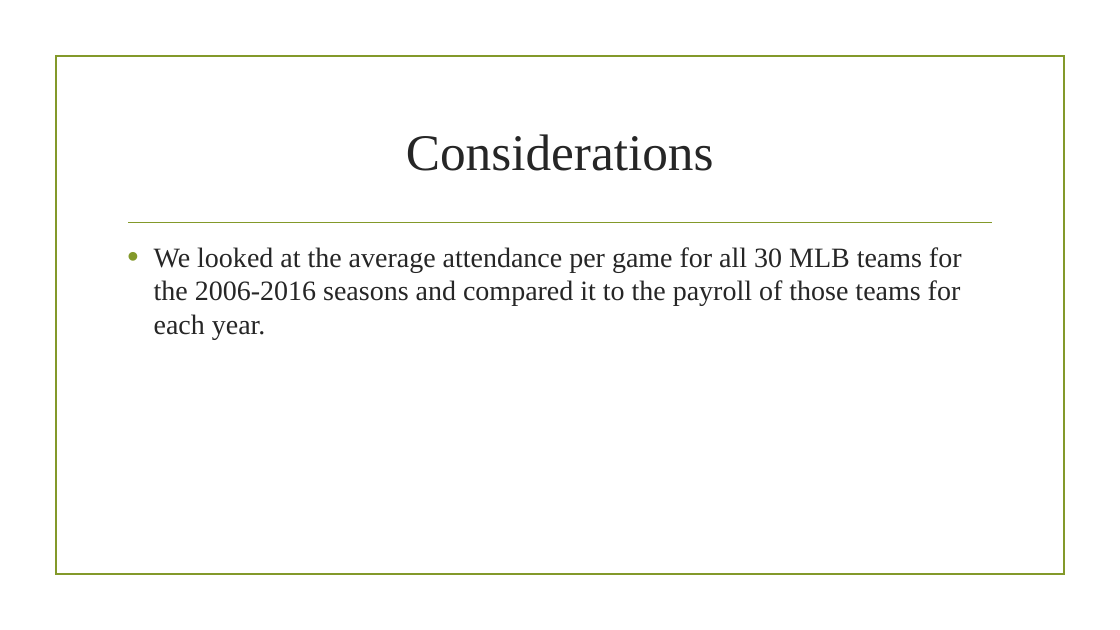
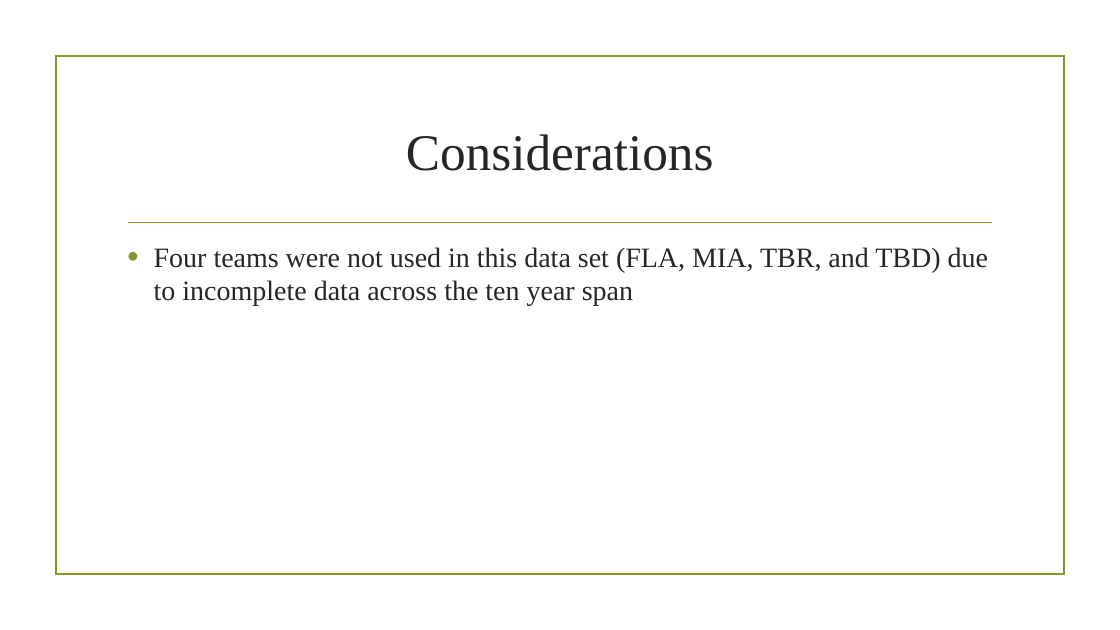
Before and after one commit to Dshashek/Red-Team-Project-1, a slide deck: slide 21 of Slides/Red Team Presentation.pptx (slide 17 before the commit). Drawn at 1120x630 pixels with LibreOffice and Linux fonts; fonts in the diff are those of the drawing; background and template pictures are left out. Boxes give left, top, right and bottom in pixels: in the first picture for what was removed or moved away, otherwise in the second. Text is boxed around its words. In the diff, an @@ line names an element or a change of style, - is before the commit and + after.

```diff
--- a/Slides/Red Team Presentation.pptx
+++ b/Slides/Red Team Presentation.pptx
@@ text at box(154, 247, 988, 306): text changed @@
-• We looked at the average attendance per game for all 30 MLB teams for the 2006-2016 seasons and compared it to the payroll of those teams for each year.
+• Four teams were not used in this data set (FLA, MIA, TBR, and TBD) due to incomplete data across the ten year span
```
Also in this commit, not shown: 10 other slides changed, 2 slides added, 5 other files.
